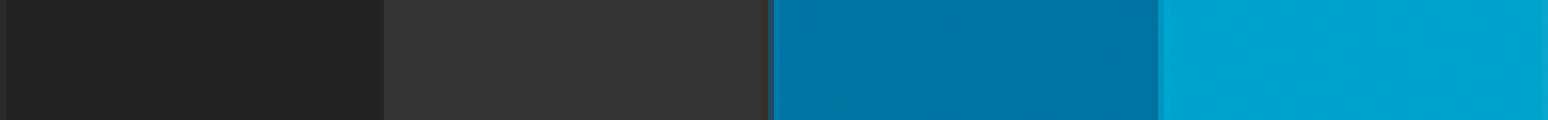
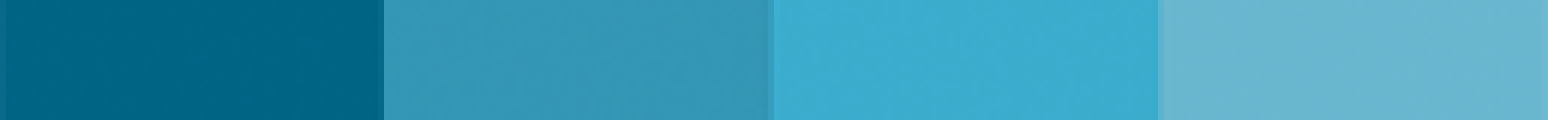
Before/after of a w=1548, h=120 layered artwork. What changed in the layer stack:
renamed "Layer 3" to "blue", showed it over [0, 0, 1548, 120]
renamed "Layer 1" to "dark", hid it over [0, 0, 1548, 120]
